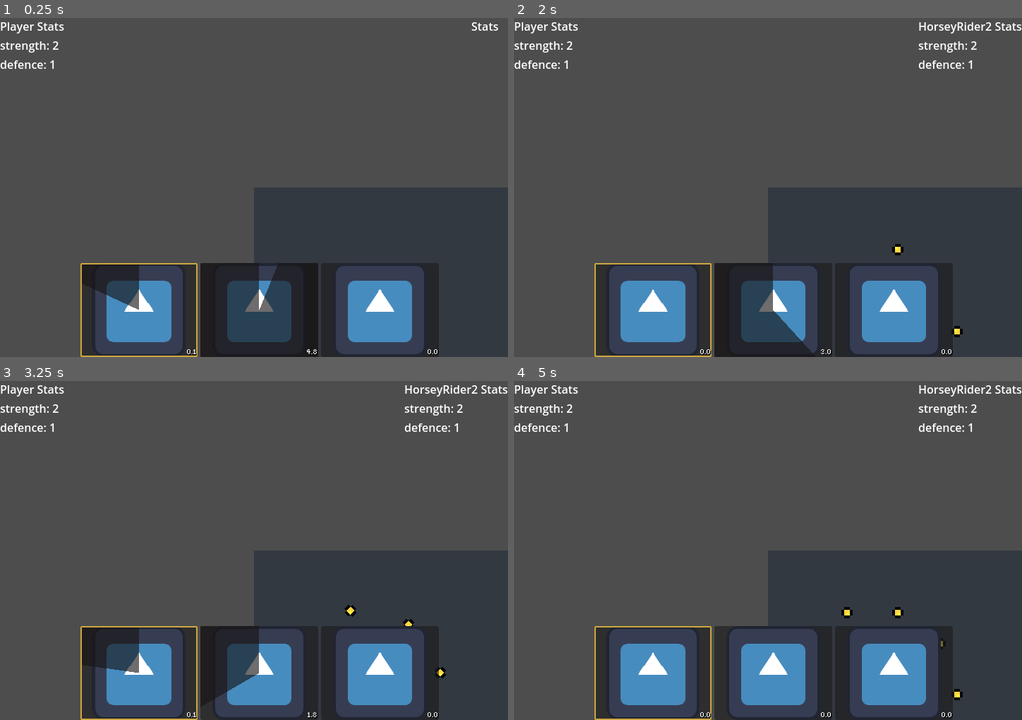
Above: before the commit, frames 1-4 (two rows, left to right).
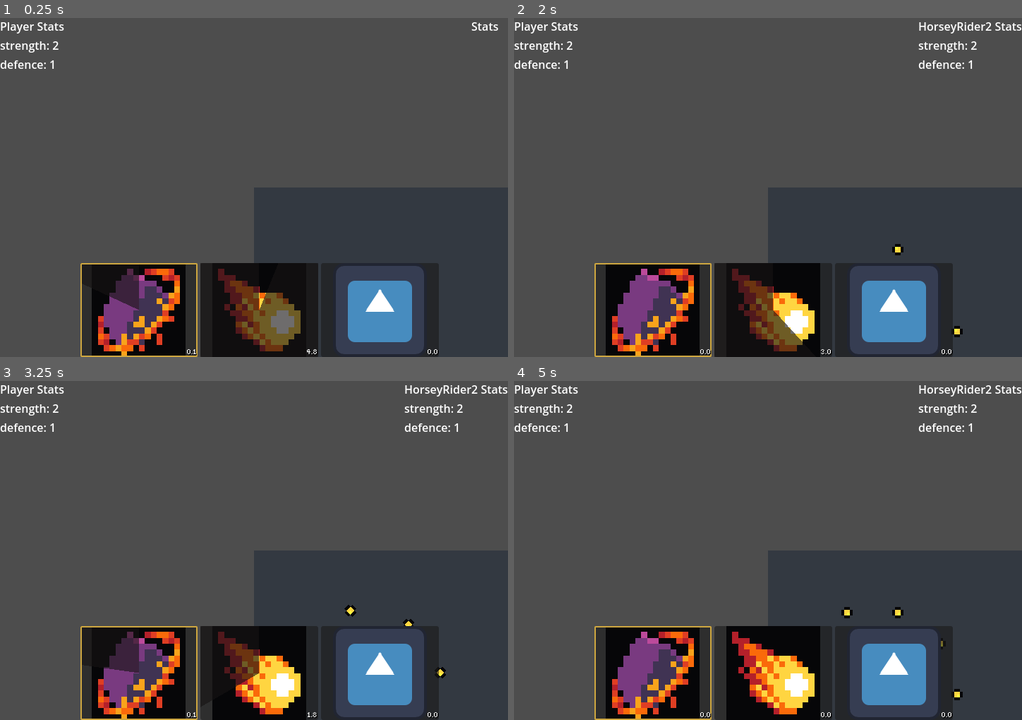
Above: after the commit, the same moments.

Repository: Snayff/not_quite_paradise4
Game: Godot game, scene res://world.tscn
Two runs of this game, one before a commit and one after it. Both use one fixed random seed, a clock stepped at 60 frames per second and the inputs below. The engine's default icon, where the game draws it, is replaced by a stand-in: a white triangle on a blue panel in a dark square.
Inputs:
- Up to frame 1 (0.25 s): no input
- Up to frame 2 (2 s): click "0.2" at 0.5 s; click "0.1" at 1.25 s
- Up to frame 3 (3.25 s): click "0.0" at 2 s; click "2.3" at 2.75 s
- Up to frame 4 (5 s): click "1.5" at 3.5 s; click "0.8" at 4.25 s

The runs differ from the first frame. In frame 1, 9.4% of the frame differs, in the area x 18-60%, y 72-100%; in frame 2, 9.7%; in frame 3, 9.7%; in frame 4, 10%, in the area x 18-61%, y 72-100%.

Commit message:
added icons to combat active buttons

Diff:
--- a/scenes/ui/action_bar.gd
+++ b/scenes/ui/action_bar.gd
@@ -5,7 +5,7 @@
 
 
 #region SIGNALS
-
+signal root_is_ready  ## tell children that root is ready, so can run post_ready()
 #endregion
 
 
@@ -38,6 +38,8 @@
 
 	_root.combat_active_container.new_active_selected.connect(_select_new_button)
 
+	root_is_ready.emit()
+
 ## load appropriate child buttons. selects first in array.
 func _load_buttons() -> void:
 	for child in get_children():
--- a/scenes/ui/action_bar.tscn
+++ b/scenes/ui/action_bar.tscn
@@ -19,11 +19,14 @@
 alignment = 1
 script = ExtResource("1_jn6fm")
 
-[node name="ActiveSkillButton" parent="." instance=ExtResource("2_5v3ir")]
+[node name="ActiveSkillButton" parent="." node_paths=PackedStringArray("_action_bar") instance=ExtResource("2_5v3ir")]
 layout_mode = 2
+_action_bar = NodePath("..")
 
-[node name="ActiveSkillButton2" parent="." instance=ExtResource("2_5v3ir")]
+[node name="ActiveSkillButton2" parent="." node_paths=PackedStringArray("_action_bar") instance=ExtResource("2_5v3ir")]
 layout_mode = 2
+_action_bar = NodePath("..")
 
-[node name="ActiveSkillButton3" parent="." instance=ExtResource("2_5v3ir")]
+[node name="ActiveSkillButton3" parent="." node_paths=PackedStringArray("_action_bar") instance=ExtResource("2_5v3ir")]
 layout_mode = 2
+_action_bar = NodePath("..")
--- a/scenes/ui/combat_active_button.gd
+++ b/scenes/ui/combat_active_button.gd
@@ -17,8 +17,8 @@
 
 
 #region EXPORTS
-# @export_group("Component Links")
-# @export var
+@export_group("Component Links")
+@export var _action_bar: ActionBar
 #
 # @export_group("Details")
 #endregion
@@ -31,6 +31,11 @@
 
 #region FUNCS
 func _ready() -> void:
+	assert(_action_bar is ActionBar, "CombatActiveButton: No `action_bar` linked.")
+
+	_action_bar.root_is_ready.connect(_post_ready)
+
+func _post_ready() -> void:
 	if combat_active is CombatActive:
 		texture_normal = combat_active.icon
 
